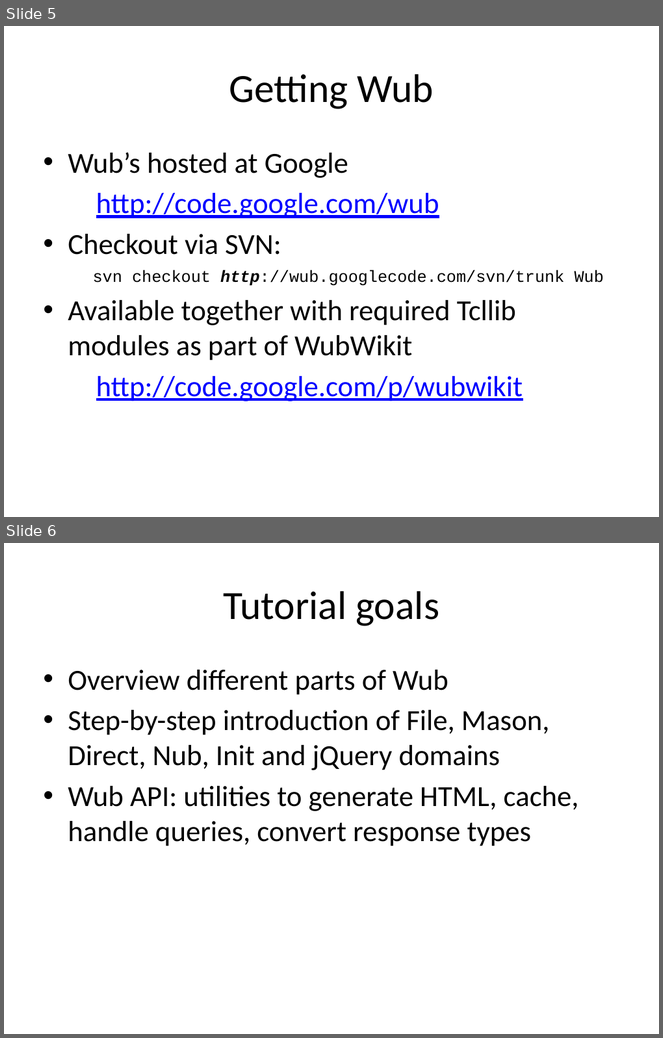
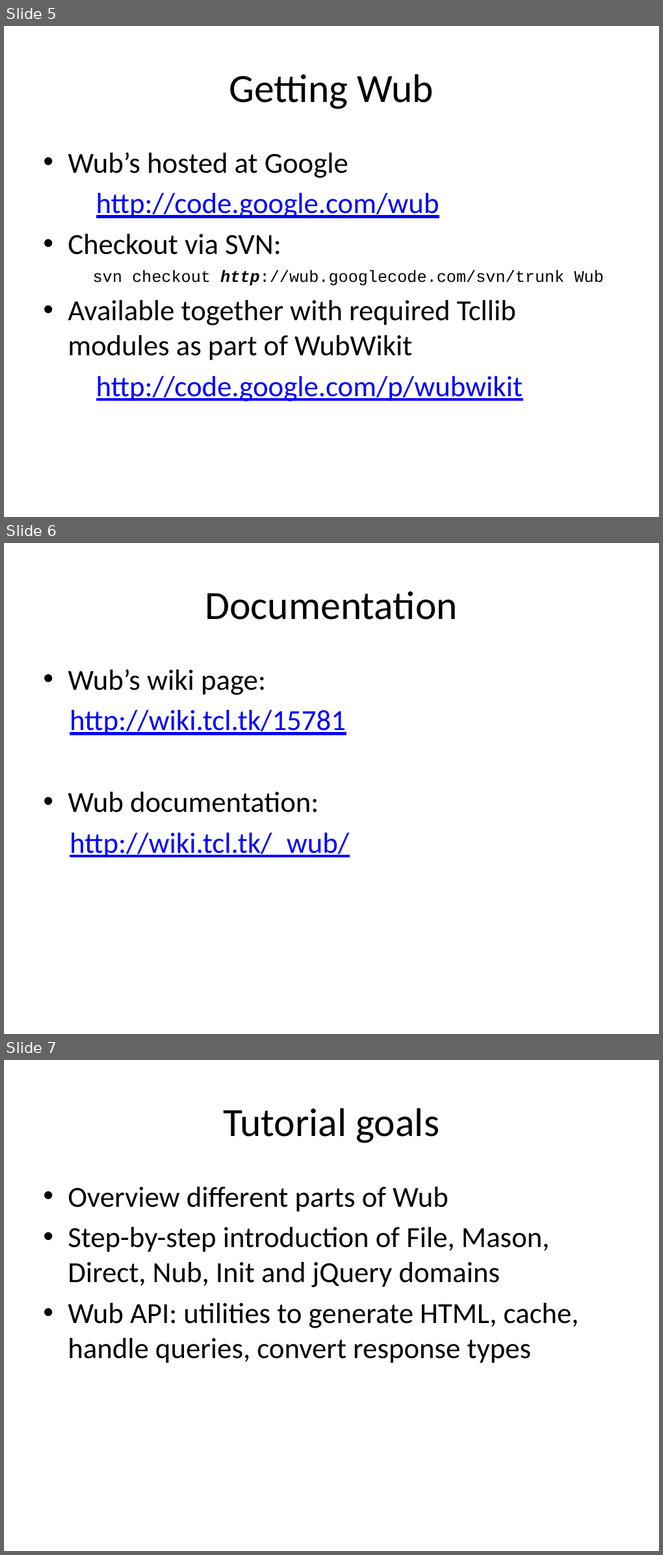
Before and after one commit to jdc8/wubwikit, a slide deck: wubexamples/Lets_Wub.pptx. Shown one above the other, each under a label of ours: slides 5 and 6 before the commit, slides 5, 6 and 7 after it. The pictures are 663x1038 and 663x1555 pixels, drawn with LibreOffice and Linux fonts; fonts in the diff are those of the drawing; background and template pictures are left out. Boxes give left, top, right and bottom in pixels: in the first picture for what was removed or moved away, otherwise in the second. Text is boxed around its words. In the diff, an @@ line names an element or a change of style, - is before the commit and + after.

```diff
--- a/wubexamples/Lets_Wub.pptx
+++ b/wubexamples/Lets_Wub.pptx
@@ slide 6 added at (4, 543, 659, 1034), background #FFFFFF @@
@@ title added at (206, 591, 458, 620), 44 pt, text #000000 @@
+Documentation
@@ text added at (68, 669, 349, 858), 32 pt, text #0000FF, underline @@
+• Wub’s wiki page:
+http://wiki.tcl.tk/15781
+• Wub documentation:
+http://wiki.tcl.tk/_wub/
@@ what was slide 6 is now slide 7 @@
```
Also in this commit, not shown: 4 slides changed, 2 other slides added.
